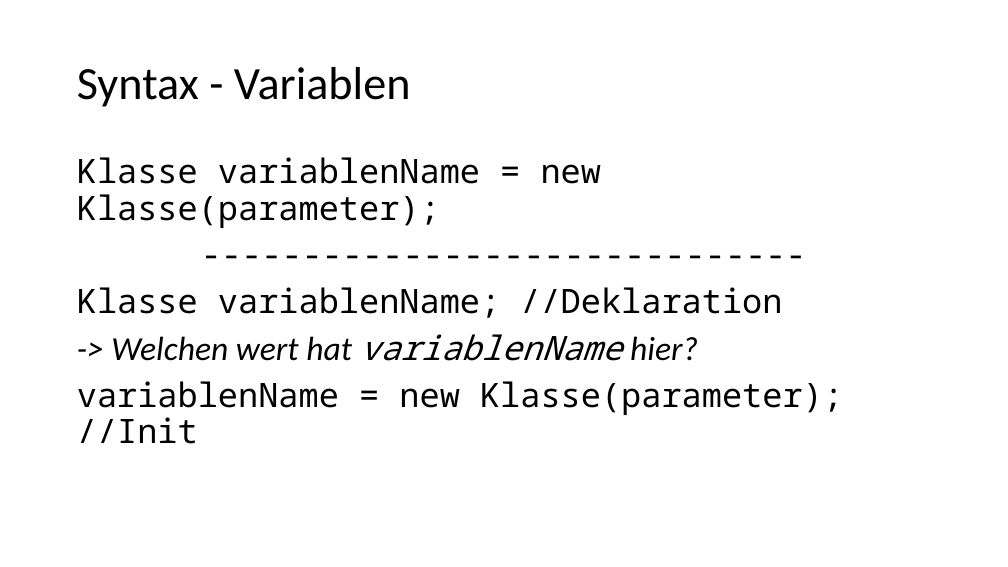
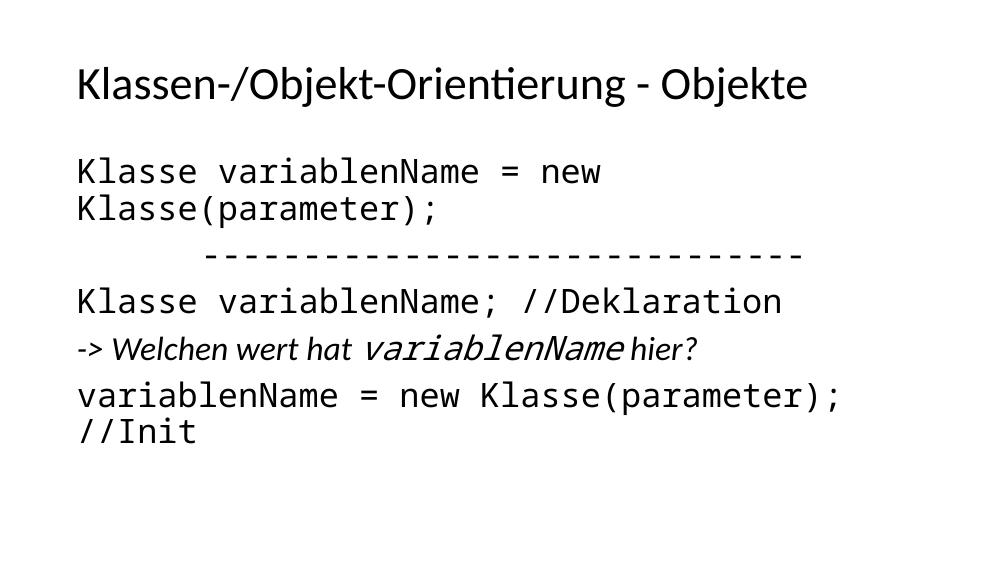
Before and after one commit to desombre/java_examples, a slide deck: slide 9 of CrashCourse_JAVA.pptx (slide 4 before the commit). Drawn at 1008x567 pixels with LibreOffice and Linux fonts; fonts in the diff are those of the drawing. Boxes give left, top, right and bottom in pixels: in the first picture for what was removed or moved away, otherwise in the second. Text is boxed around its words. In the diff, an @@ line names an element or a change of style, - is before the commit and + after.

```diff
--- a/CrashCourse_JAVA.pptx
+++ b/CrashCourse_JAVA.pptx
@@ title at box(77, 67, 809, 107): text changed @@
-Syntax - Variablen
+Klassen-/Objekt-Orientierung - Objekte
```
Also in this commit, not shown: 3 other slides changed, 1 other file.
